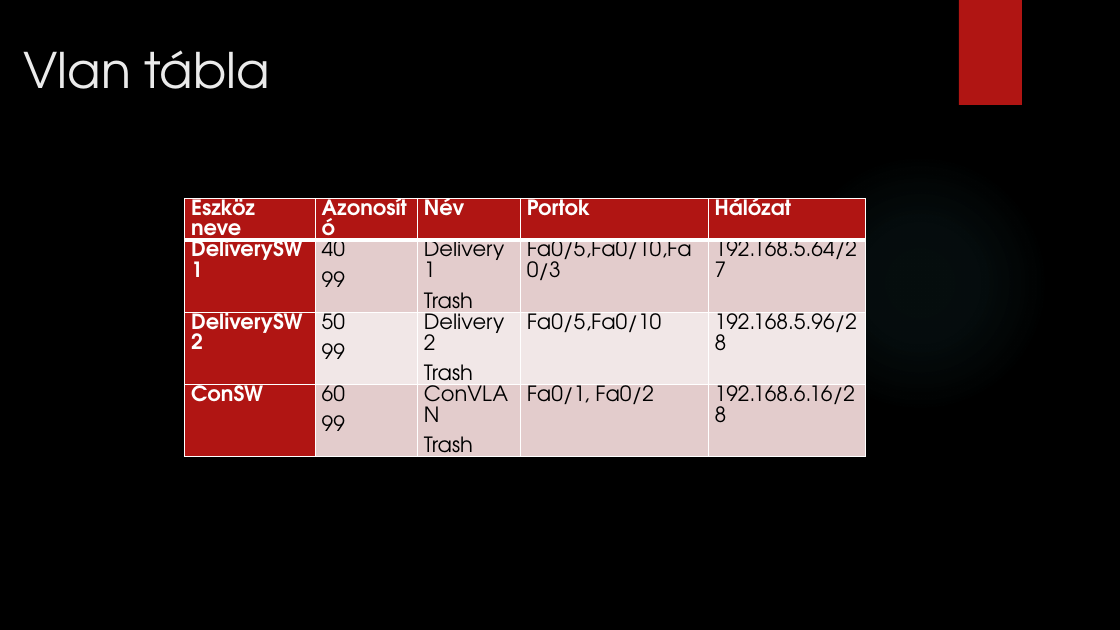
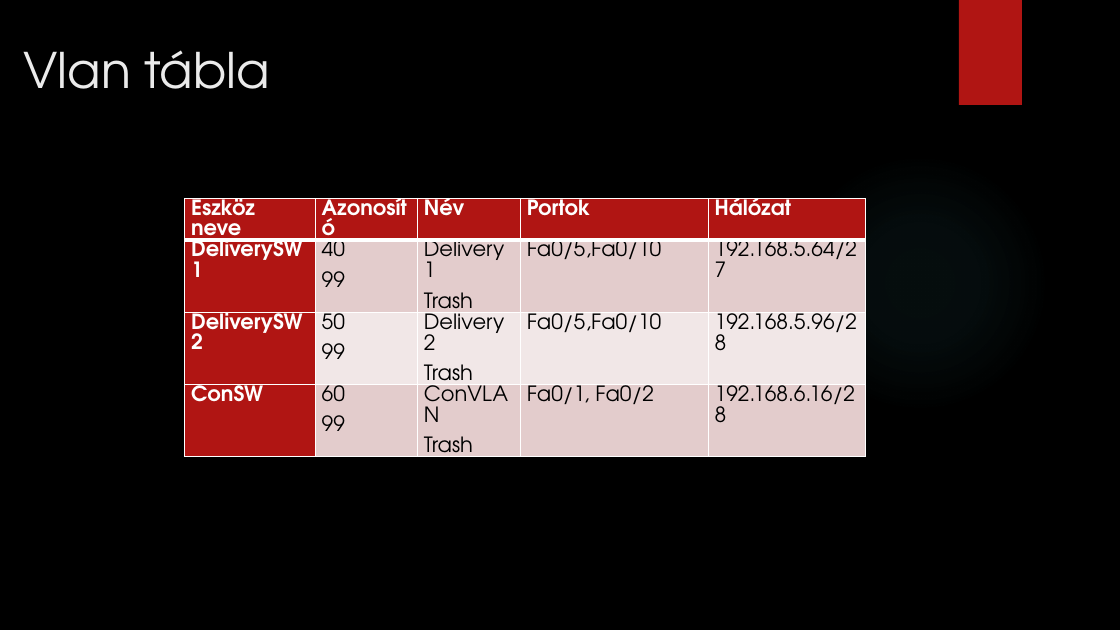
Before and after one commit to LajkaK2006/BorsodNet, a slide deck: slide 4 of Tacos KFT.pptx. Drawn at 1120x630 pixels with LibreOffice and Linux fonts; fonts in the diff are those of the drawing; background and template pictures are left out. Boxes give left, top, right and bottom in pixels: in the first picture for what was removed or moved away, otherwise in the second. Text is boxed around its words. In the diff, an @@ line names an element or a change of style, - is before the commit and + after.

```diff
--- a/Tacos KFT.pptx
+++ b/Tacos KFT.pptx
@@ table at (x1=185, y1=198, x2=866, y2=523) @@
-row 2, column 4: Fa0/5,Fa0/10,Fa0/3
+row 2, column 4: Fa0/5,Fa0/10
```
Also in this commit, not shown: 1 other slide changed, 1 slide added.
